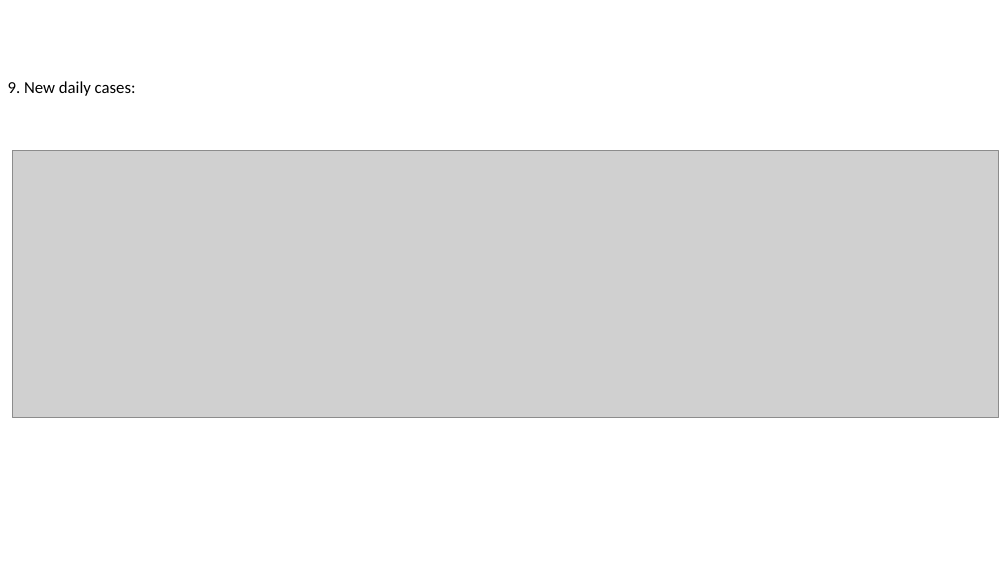
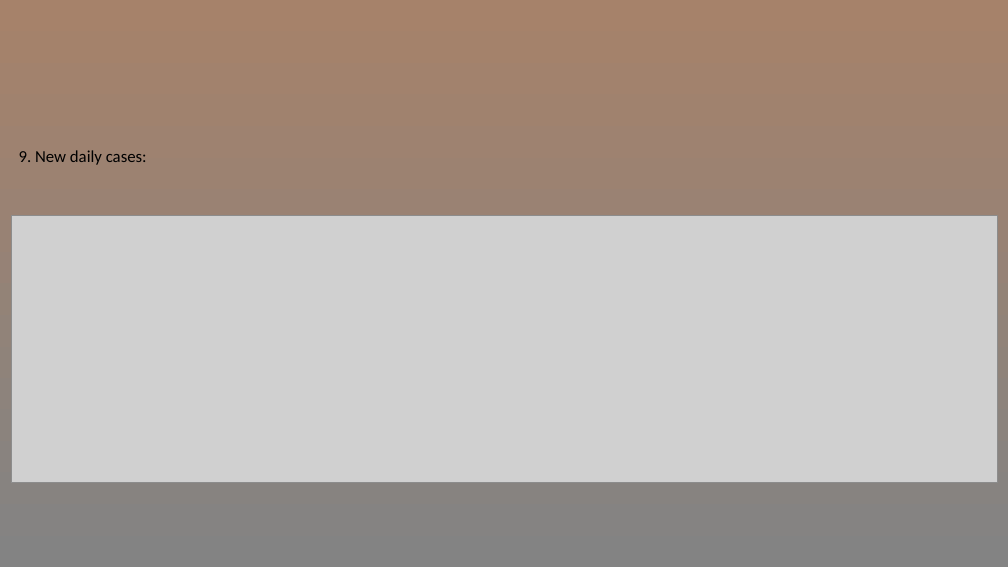
Before and after one commit to ProgrammingWithCybineer/Project_2, a slide deck: slide 11 of Project2T6.pptx (slide 10 before the commit). Drawn at 1008x567 pixels with LibreOffice and Linux fonts; fonts in the diff are those of the drawing; grey boxes stand for pictures. Boxes give left, top, right and bottom in pixels: in the first picture for what was removed or moved away, otherwise in the second. Text is boxed around its words. In the diff, an @@ line names an element or a change of style, - is before the commit and + after.

```diff
--- a/Project2T6.pptx
+++ b/Project2T6.pptx
@@ background #FFFFFF to gradient #838383 to #A6826A @@
@@ subtitle "9. New daily cases:": place and size @@
-subtitle "9. New daily cases:" at (8, 81, 136, 96)
+subtitle "9. New daily cases:" at (19, 150, 147, 165)
@@ picture: place and size @@
-picture at (13, 150, 999, 417)
+picture at (11, 216, 997, 483)
```
Also in this commit, not shown: 9 other slides changed, 1 slide added.
